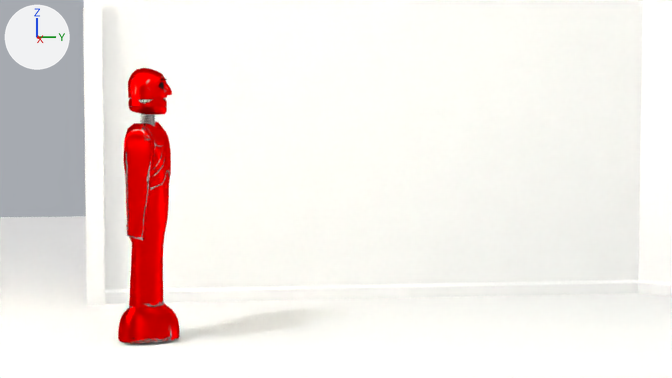
The Blender file blenderfiles/Roboter - Quadralogue.blend: old version first, new version second.
One viewpoint serves both versions: the file's camera 'Camera'. The lights are fixed; the arrows at upper left show +X, +Y and +Z.

Objects in the first picture: 'Floor', 'Red', 'Red.Kopf', 'Room'.
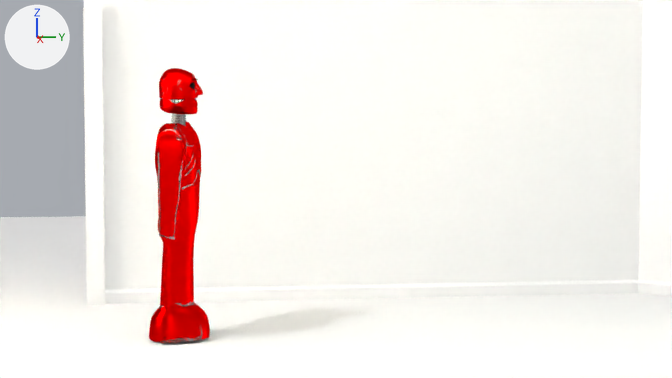
Boxes [x1, y1, x2, y2] around the edits, measured in the pictures (672 x 378 px):
'Red', moved, turned: before [118, 122, 179, 343]; after [149, 122, 210, 343]
'Red.Kopf', moved, turned: before [128, 68, 172, 115]; after [159, 68, 203, 114]
'Red.Mund', moved, turned: before [128, 98, 167, 107]; after [160, 98, 198, 107]
'Halswirbel3.001', moved, turned: before [140, 119, 155, 122]; after [171, 119, 186, 122]
'Red.Halswirbel1', moved, turned: before [140, 114, 155, 117]; after [171, 114, 186, 117]
'Halswirbel2.001', moved, turned: before [140, 117, 155, 119]; after [171, 117, 186, 119]
'Red.Augen', moved, turned: before [159, 82, 164, 89]; after [190, 82, 195, 89]
'Halswirbel4.001', moved, turned: before [141, 122, 155, 124]; after [172, 122, 186, 124]

The change, as a list of edits to the scene's bpy script:
```text
Change ob_red:
    ob_red.location: (-15.23, -7.07, 12.35) -> (-15.22, -5.52, 12.35)
    ob_red.rotation_euler: (0.0, 0.0, -3.304) -> (0.0, 0.0, -3.308)  # degrees (0, 0, -189) -> degrees (0, 0, -190)
Change ob_red_kopf:
    ob_red_kopf.location: (-15.23, -7.07, 12.44) -> (-15.22, -5.52, 12.44)
    ob_red_kopf.rotation_euler: (0.0, 0.0, 2.979) -> (0.0, 0.0, 2.975)  # degrees (0, 0, 171) -> degrees (0, 0, 170)
```
